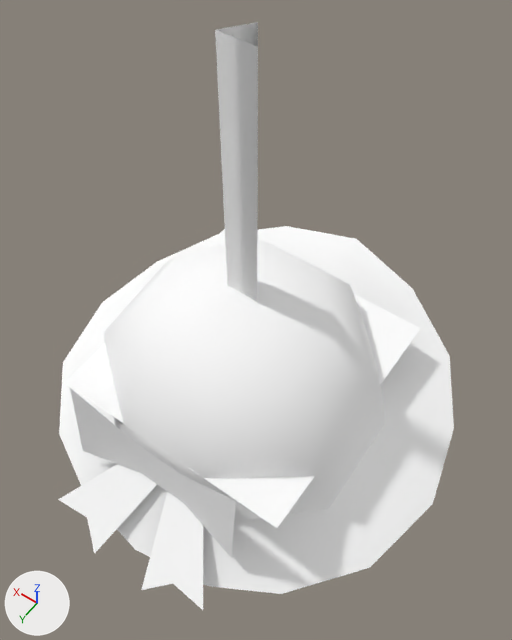
An edit to the glTF model public/3d/item/model__item__room.ofs_2893_0/2893head028_c.gltf, drawn before and after from the same camera.
The view is the same before and after, from a 50 mm camera at (-0.451, 0.605, 1.076) aimed at (-0.043, 0.033, 0.177). The axes (+X, +Y, +Z) are drawn at lower left. The lights are the same throughout. The first picture is the older version.

Objects in the first picture: '2893head028_c'.
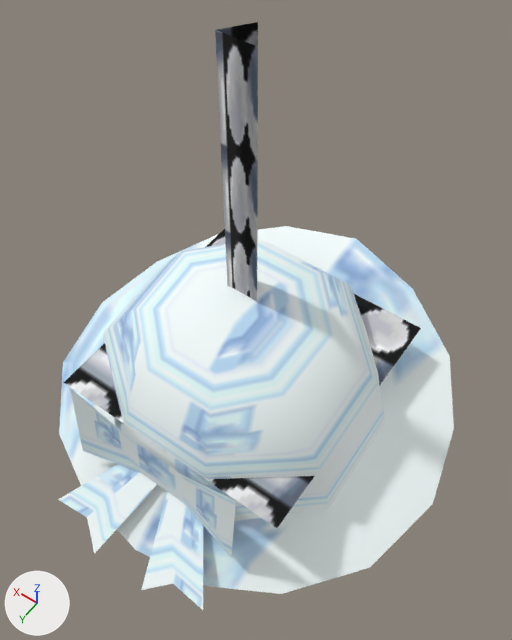
The change, as a diff of the scene's bpy script:
```diff
--- a/public/3d/item/model__item__room.ofs_2893_0/2893head028_c.gltf.py
+++ b/public/3d/item/model__item__room.ofs_2893_0/2893head028_c.gltf.py
@@ img_c08_hat @@
+img_c08_hat = load_image('c08_hat', '_unpacked/c08_hat', 32, 32, 'sRGB')
@@ img_h_mane00 @@
+img_h_mane00 = load_image('h_mane00', '_unpacked/h_mane00', 32, 32, 'sRGB')
@@ mat_mane00_tex @@
 mat_mane00_tex = principled_material('mane00_tex')
-mat_mane00_tex.base_color = (1.0, 1.0, 1.0)  # white #ffffff
+mat_mane00_tex.texture = img_h_mane00
 mat_mane00_tex.roughness = 1.0
@@ mat_c08_hat28 @@
 mat_c08_hat28 = principled_material('c08_hat28')
-mat_c08_hat28.base_color = (1.0, 1.0, 1.0)  # white #ffffff
+mat_c08_hat28.texture = img_c08_hat
 mat_c08_hat28.roughness = 1.0
```

Where the change shows, as pixel boxes (x1, y1, x2, y2) in the pictures (512 x 640 px):
'2893head028_c', surface changed
    both: (58, 22, 446, 610)
